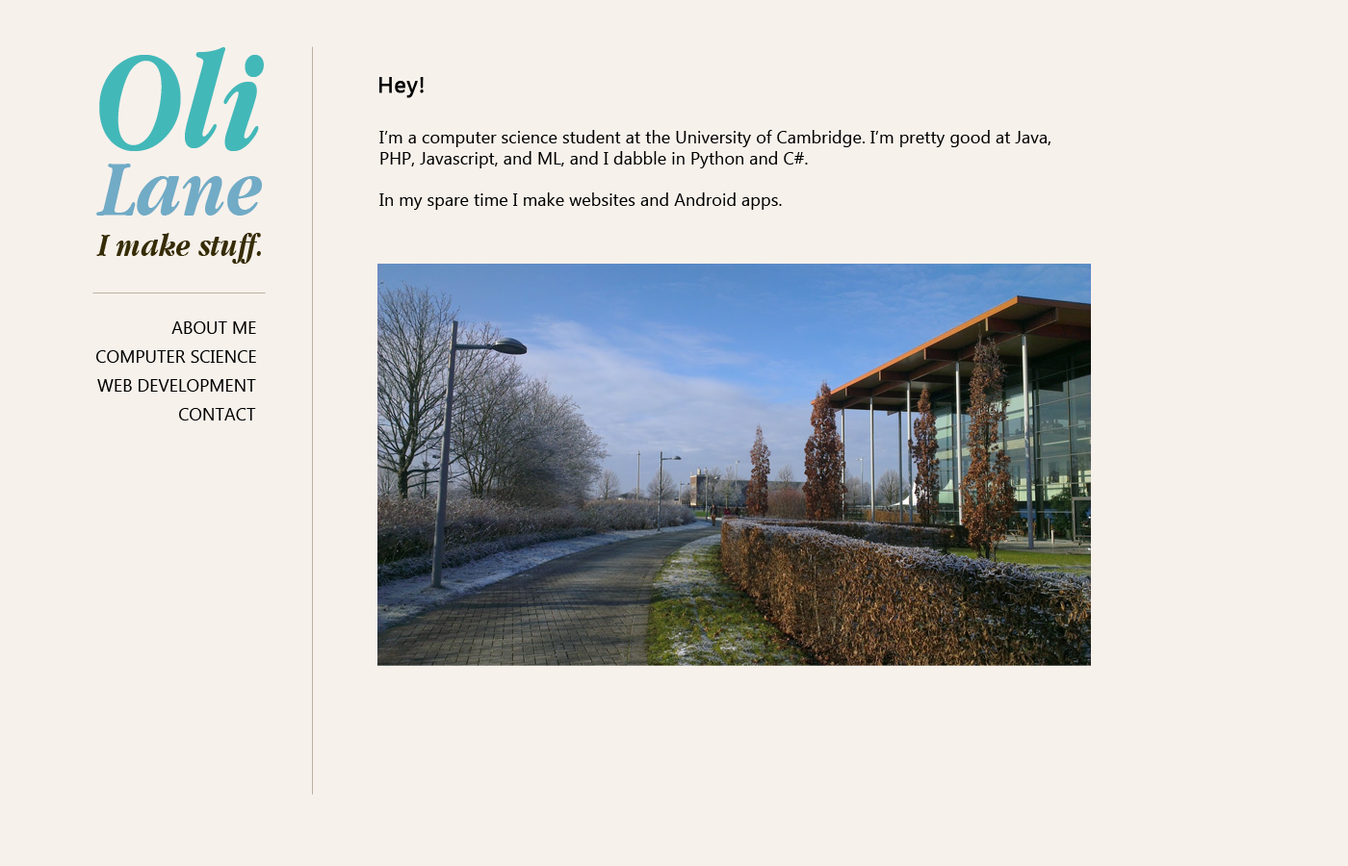
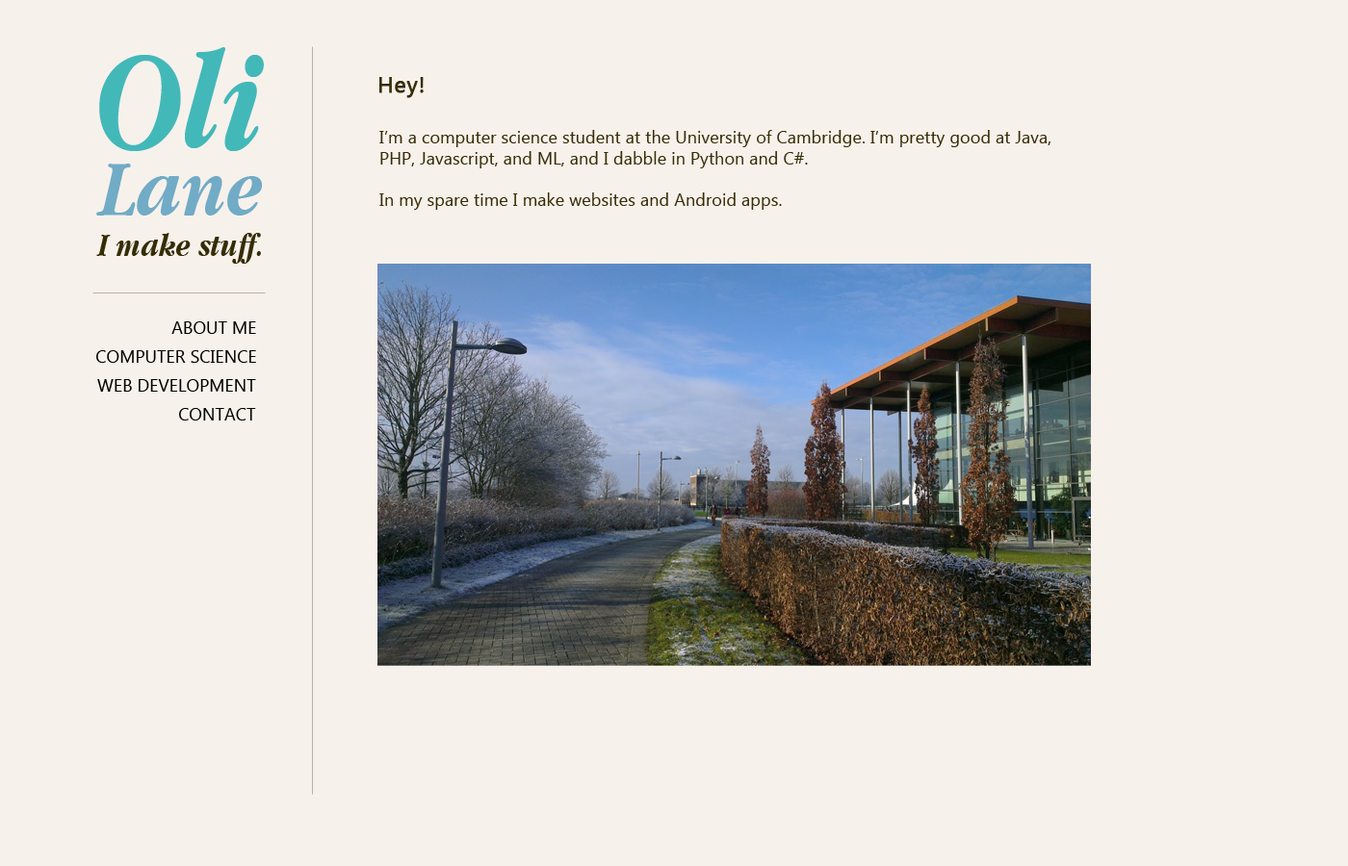
Before/after of a 1348×866 layered artwork. What changed in the layer stack:
painted on "I’m a computer science student at the University of Cambridge." over [379, 129, 1051, 210]
painted on "Hey!" over [379, 77, 424, 99]
